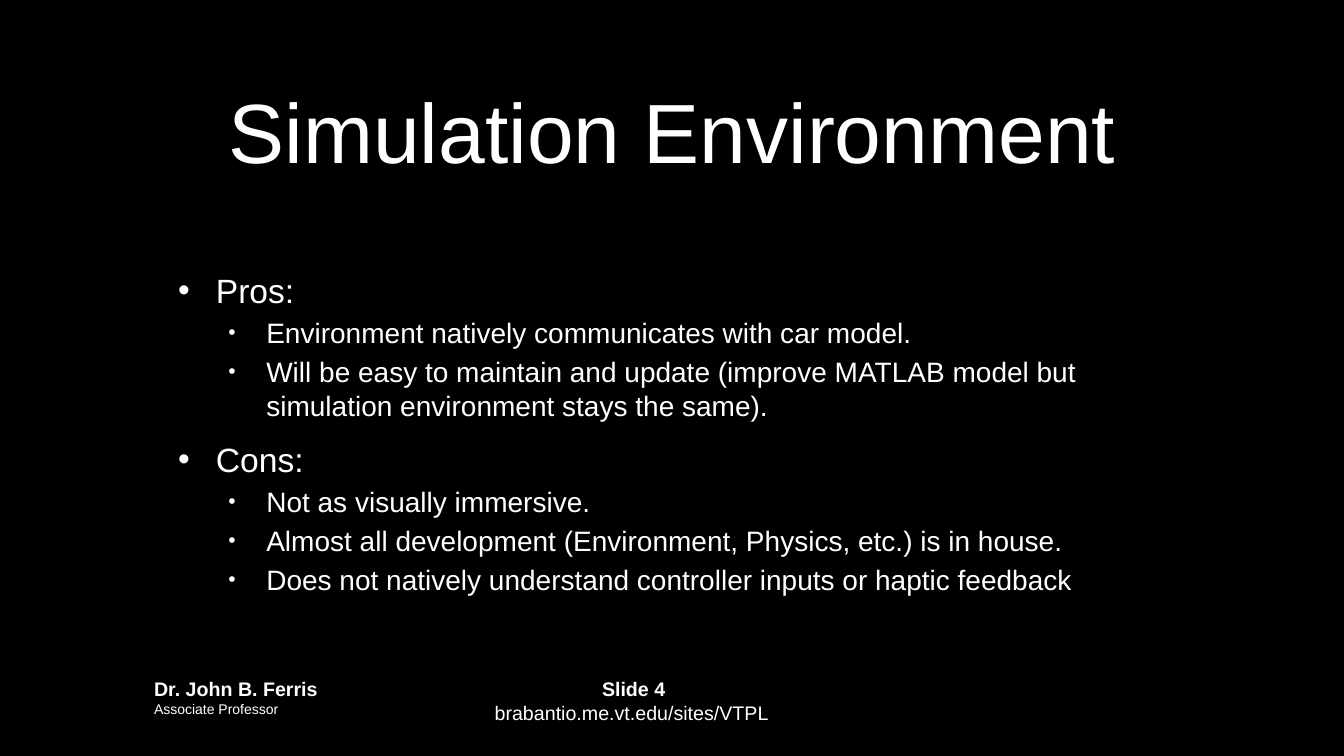
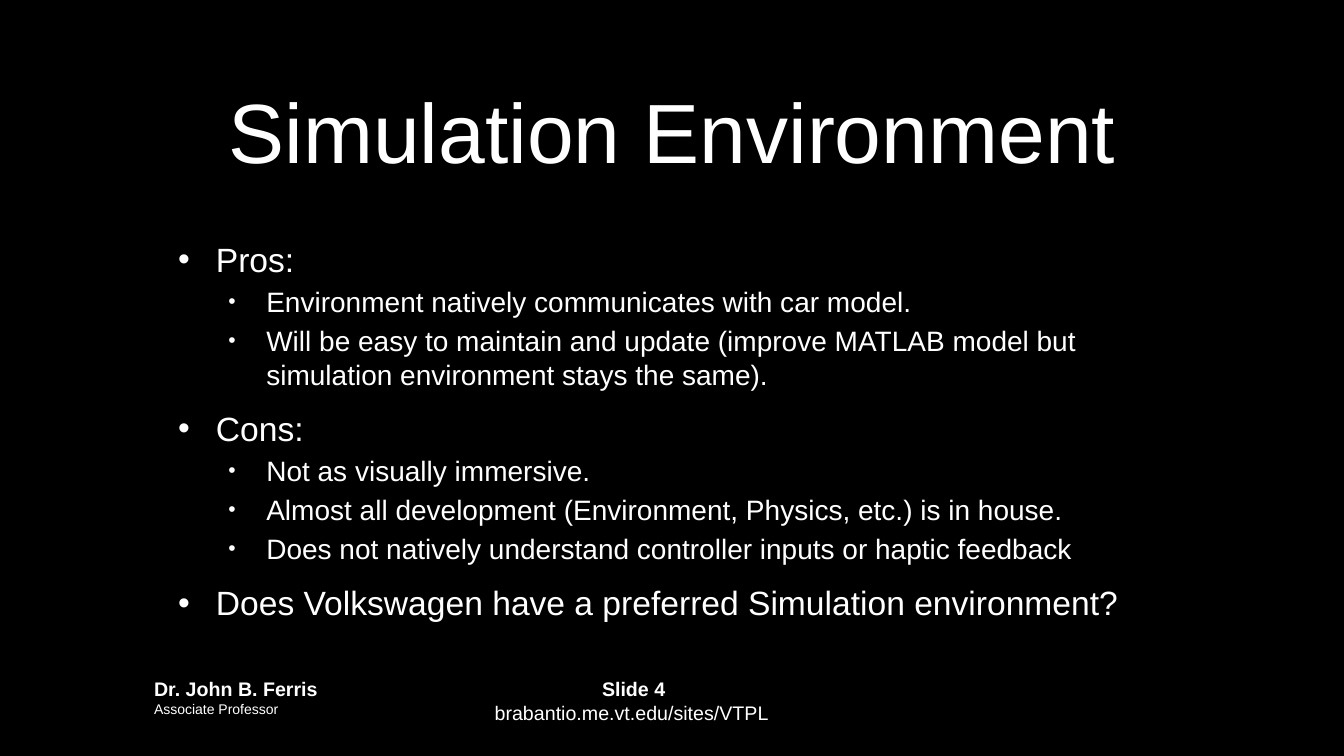
Before and after one commit to zachrob/VW-DrivingSim, a slide deck: slide 4 of VW Presentation/Presentation_Contribution_Michael.pptx. Drawn at 1344x756 pixels with LibreOffice and Linux fonts; fonts in the diff are those of the drawing; background and template pictures are left out. Boxes give left, top, right and bottom in pixels: in the first picture for what was removed or moved away, otherwise in the second. Text is boxed around its words. In the diff, an @@ line names an element or a change of style, - is before the commit and + after.

```diff
--- a/VW Presentation/Presentation_Contribution_Michael.pptx
+++ b/VW Presentation/Presentation_Contribution_Michael.pptx
@@ subtitle "Pros:": place and size @@
-subtitle "Pros:" at bbox=[216, 280, 1076, 596]
+subtitle "Pros:" at bbox=[216, 249, 1118, 622]
@@ subtitle at bbox=[216, 590, 1118, 622]: paragraph added @@
+• Does Volkswagen have a preferred Simulation environment?
```
Also in this commit, not shown: 4 other files.
